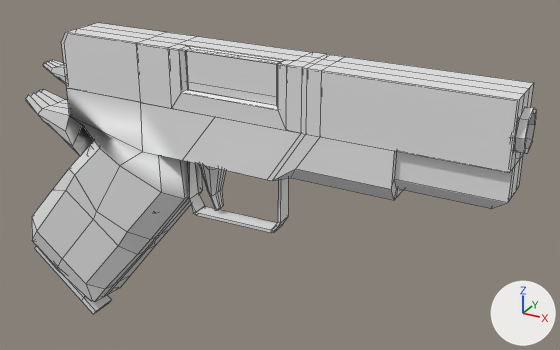
A saved change to the FBX model Assets/Objects/Items/Guns/1911.fbx.
The view is the same before and after, from a 50 mm camera at (3.25, -4.51, 2.38) aimed at (0.61, 0.28, -0.02). The lights are fixed; the arrows at lower right show +X, +Y and +Z. The older version comes first. Mesh edges are drawn as thin lines. Where no turn or scale is listed for an object, it has been applied to the vertices.

Objects in the first picture: '1911 Mag', 'Cylinder.011'.
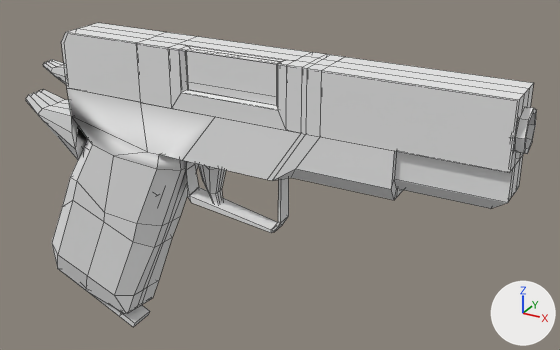
Where the newer file only moved an object's origin or applied its transform, the numbers keep the older frame.

Where the change shows, as pixel boxes (x1, y1, x2, y2) in the pictures (560 x 350 px; the box of a moved part takes in the faces that stretch with it):
'Cylinder.011', reshaped
    before: (26, 23, 537, 302)
    after: (26, 23, 537, 314)
'1911 Mag', moved, turned
    before: (34, 246, 111, 314)
    after: (90, 293, 150, 327)
part 2 of me_cylinder_015, moved or reshaped
    before: (32, 89, 277, 302)
    after: (38, 89, 278, 314)

The edits, one by one:
me_cylinder_015 is used by ob_cylinder_011; location (0.0, 0.0, 0.0).
me_cylinder_015 had 842 vertices, 831 faces and spanned x -1.71..2.47, y -0.21..0.22, z -1.46..1.01.
me_cylinder_015 now has 842 vertices, 831 faces and spans x -1.62..2.47, y -0.21..0.22, z -1.47..1.01.
me_cylinder_015 part 2: 313 of 842 vertices moved; they spanned x -1.71..0.22, y -0.21..0.22, z -1.46..0.34 and now span x -1.48..0.21, y -0.21..0.22, z -1.47..0.34; mean shift (0.09, 0.0, 0.01); largest move (-1.05, 0.17, -1.46) -> (-0.67, 0.17, -1.47).
me_cylinder_025 is used by ob_1911_mag; location (-0.534, 0.0, -0.102).
me_cylinder_025 had 16 vertices, 14 faces and spanned x -1.21..0.26, y -0.11..0.11, z -1.5..0.2.
me_cylinder_025 now has 16 vertices, 14 faces and spans x -0.91..0.3, y -0.11..0.11, z -1.6..0.13.
me_cylinder_025 part 1: the whole mesh is turned -15 degrees about the y axis through the mesh origin.
Object '1911 Mag' (ob_1911_mag) moves from (-0.534, 0.0, -0.102) to (-0.486, 0.0, 0.005).
